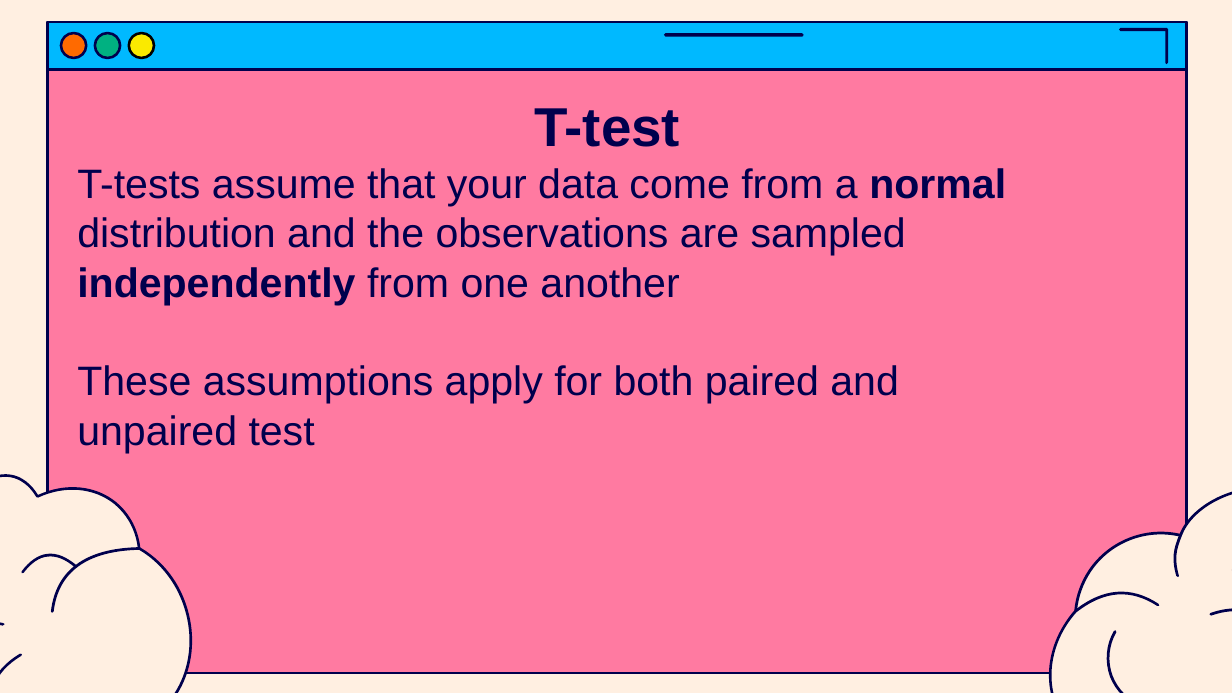
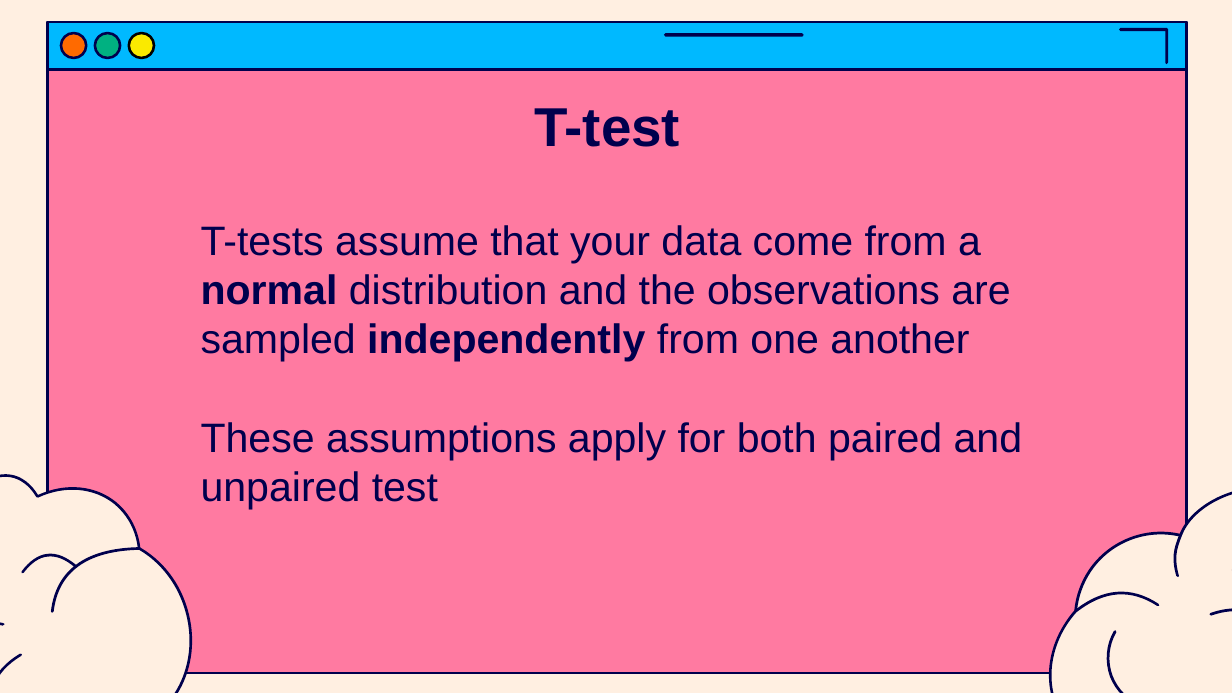
Before and after one commit to jasondsc/MATDRAB2MATFAB, a slide deck: slide 17 of slides/MATLAB_class_6.pptx (slide 16 before the commit). Drawn at 1232x693 pixels with LibreOffice and Linux fonts; fonts in the diff are those of the drawing. Boxes give left, top, right and bottom in pixels: in the first picture for what was removed or moved away, otherwise in the second. Text is boxed around its words. In the diff, an @@ line names an element or a change of style, - is before the commit and + after.

```diff
--- a/slides/MATLAB_class_6.pptx
+++ b/slides/MATLAB_class_6.pptx
@@ text "T-tests assume that your data ..." rewrapped from [77,168,1006,453] to [201,225,1022,509] @@
```
Also in this commit, not shown: 2 other slides changed, 1 slide added, 1 other file.
